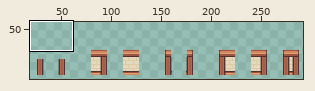
A pixel-art file gets an edit: PixelFantasy/Assets/Art/Wall Test.aseprite. The first picture is a wide view before the edit; the outline marks the close-up.
Close-up. As it was:
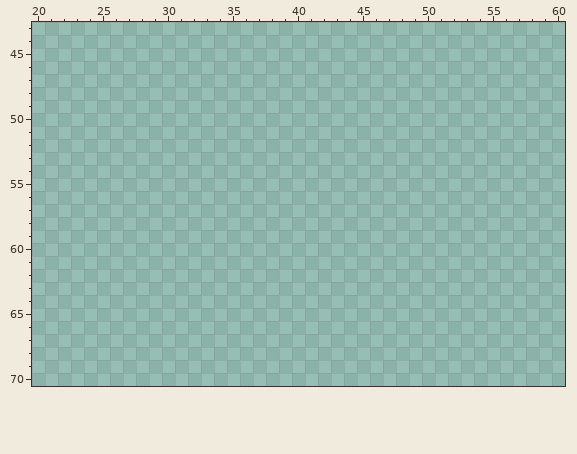
304x128 pixels, 1 frame. Shown: x 20..60, y 43..70. The wide view leaves out empty margins.
After:
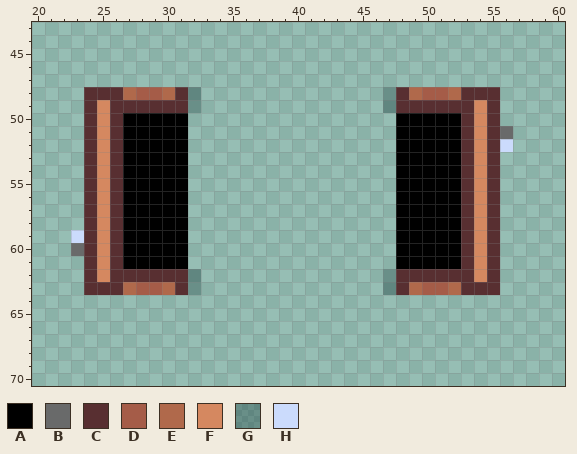
Palette (. is transparent): A #000000  B #696a6a  C #582f31  D #a55c48  E #b0694b  F #d58860  G #05272750  H #cbdbfc
The author wrote: Added doors to work with new wall system
The exact change:
Changed rows in their new state; - is an unchanged pixel.
Layer "Layer 1":
first column x 23:
48 -CCCEDDECG--------------GCEDDECCC-
49 -CFCCCCCCG--------------GCCCCCCFC-
50 -CFCAAAAA----------------AAAAACFC-
51 -CFCAAAAA----------------AAAAACFCB
52 -CFCAAAAA----------------AAAAACFCH
53 -CFCAAAAA----------------AAAAACFC-
54 -CFCAAAAA----------------AAAAACFC-
55 -CFCAAAAA----------------AAAAACFC-
56 -CFCAAAAA----------------AAAAACFC-
57 -CFCAAAAA----------------AAAAACFC-
58 -CFCAAAAA----------------AAAAACFC-
59 HCFCAAAAA----------------AAAAACFC-
60 BCFCAAAAA----------------AAAAACFC-
61 -CFCAAAAA----------------AAAAACFC-
62 -CFCCCCCCG--------------GCCCCCCFC-
63 -CCCEDDECG--------------GCEDDECCC-
Changed places in both close-ups, as pixel boxes (x1, y1, x2, y2):
added: (71, 87, 201, 295)
added: (383, 87, 513, 295)
